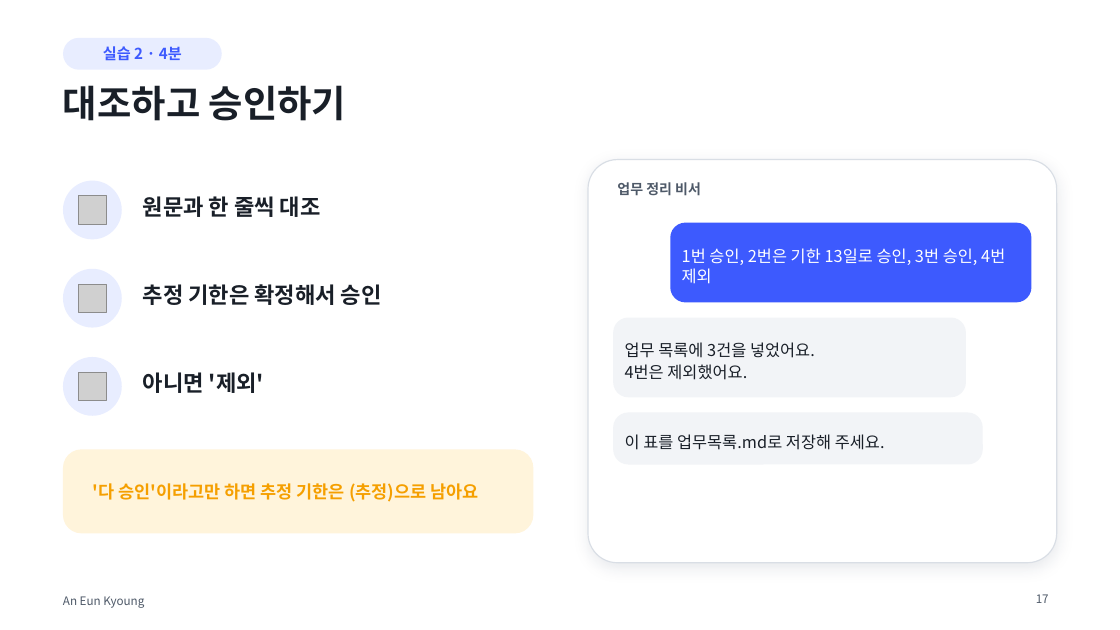
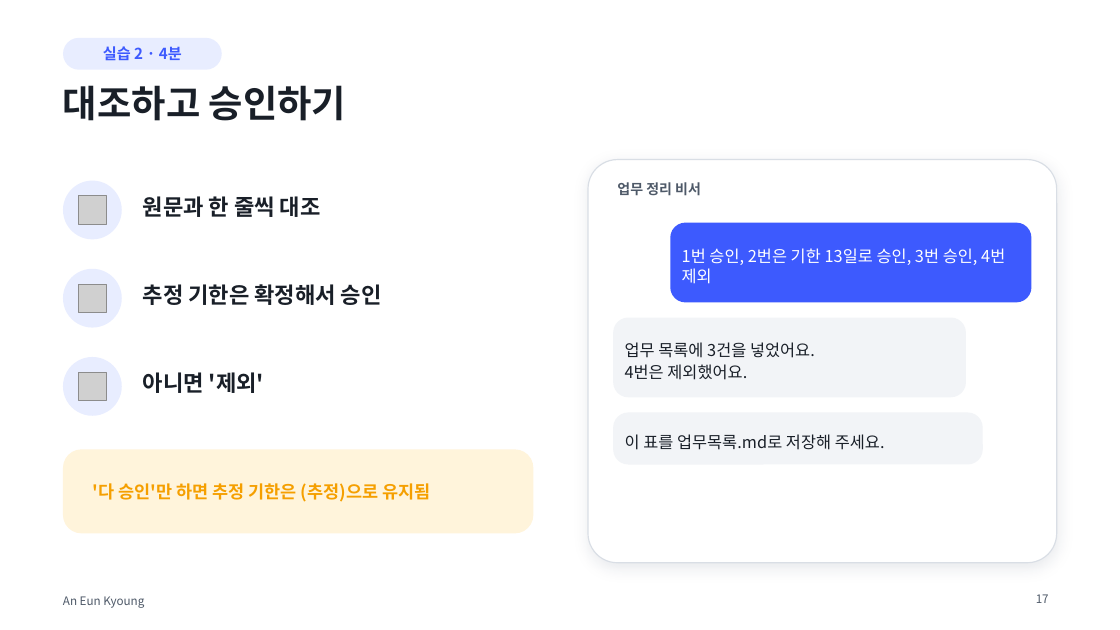
Before and after one commit to eunkyoungAn/-, a slide deck: slide 17 of output/업무정리비서-강의/나만의_업무정리비서_만들기.pptx. Drawn at 1120x630 pixels with LibreOffice and Linux fonts; fonts in the diff are those of the drawing; grey boxes stand for pictures. Boxes give left, top, right and bottom in pixels: in the first picture for what was removed or moved away, otherwise in the second. Text is boxed around its words. In the diff, an @@ line names an element or a change of style, - is before the commit and + after.

```diff
--- a/output/업무정리비서-강의/나만의_업무정리비서_만들기.pptx
+++ b/output/업무정리비서-강의/나만의_업무정리비서_만들기.pptx
@@ text at (92,483,430,502): text changed @@
-'다 승인'이라고만 하면 추정 기한은 (추정)으로 남아요
+'다 승인'만 하면 추정 기한은 (추정)으로 유지됨
```
Also in this commit, not shown: 15 other slides changed, 2 slides added, 2 slides removed, 4 other files.
